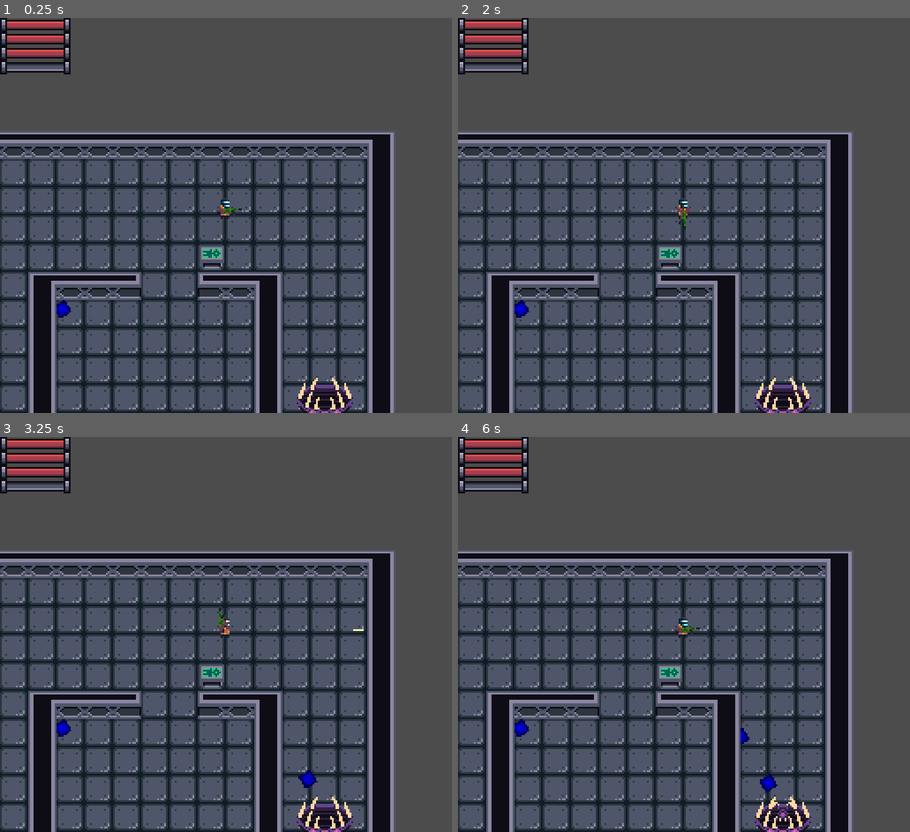
Above: before the commit, frames 1-4 (two rows, left to right).
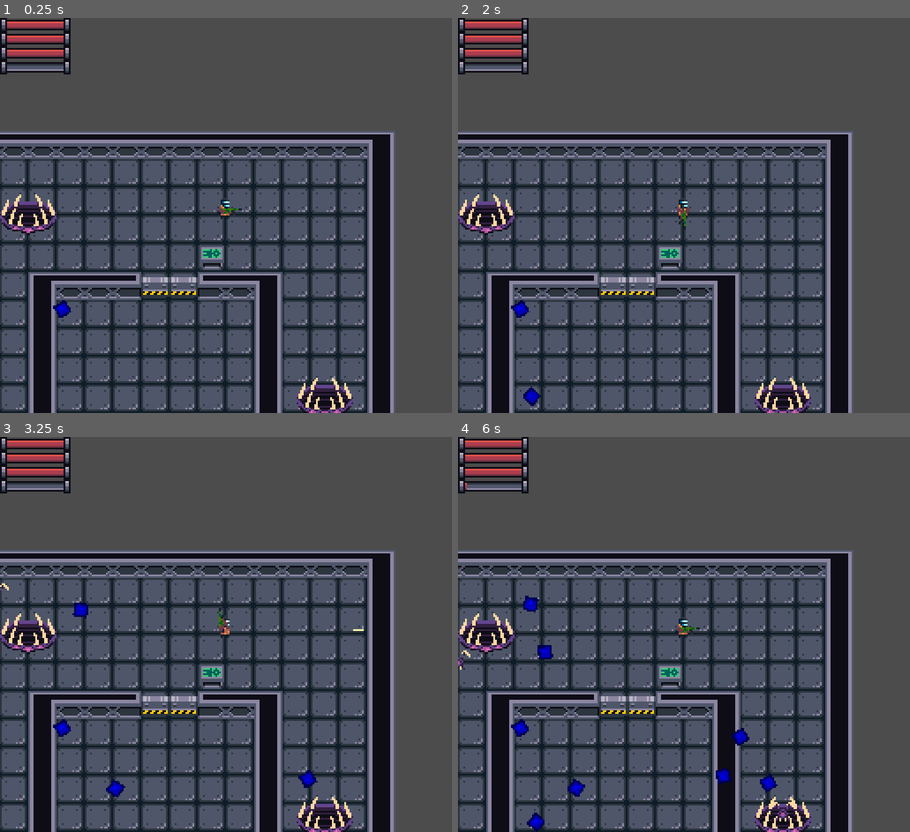
Above: after the commit, the same moments.

Repository: SpaceyLake/Abandon-Ship-LD50
Game: Godot game, scene res://TestWorld.tscn
Two runs of this game, one before a commit and one after it. Both use one fixed random seed, a clock stepped at 60 frames per second and the inputs below. The project has no main scene, so this scene is started directly. The engine's default icon, where the game draws it, is replaced by a stand-in: a white triangle on a blue panel in a dark square.
Inputs:
- Up to frame 1 (0.25 s): no input
- Up to frame 2 (2 s): hold Right (fire_right) 0.53-1.28 s; tap Space (interact) at 0.6, 1.35 s; hold Down (fire_down) from 1.28 s (still down)
- Up to frame 3 (3.25 s): release Down (fire_down) at 2.03 s; hold Right (fire_right) 2.03-2.78 s; tap Space (interact) at 2.1, 2.85 s; hold Up (fire_up) from 2.78 s (still down)
- Up to frame 4 (6 s): release Up (fire_up) at 3.53 s; hold Left (fire_left) 3.53-5.03 s; tap Space (interact) every 0.75 s from 3.6 to 5.85 s; hold Down (fire_down) 5.03-5.78 s; hold Right (fire_right) from 5.78 s (still down)

The runs differ from the first frame. In frame 1, 1.2% of the frame differs, in the area x 0-44%, y 44-75%; in frame 2, 1.3%; in frame 3, 1.4%; in frame 4, 1.9%, in the area x 0-63%, y 11-100%.
Error before the commit: Attempt to call function 'connect' in base 'null instance' on a null instance. (res://World.gd:23)
Error after the commit: Invalid call. Nonexistent function '_interact' in base 'TileMap'. (res://Player/Player.gd:52)

Commit message:
Added evacuation timer and more spawners

Diff:
--- a/TestWorld.tscn
+++ b/TestWorld.tscn
@@ -13,6 +13,9 @@
 
 [node name="TestWorld" type="Node2D"]
 script = ExtResource( 6 )
+
+[node name="EvacuationTimer" type="Timer" parent="."]
+one_shot = true
 
 [node name="UI" parent="." instance=ExtResource( 7 )]
 
@@ -30,7 +33,7 @@
 position = Vector2( 112, 80 )
 
 [node name="Walls" type="TileMap" parent="."]
-z_index = 64
+z_index = -1
 tile_set = ExtResource( 3 )
 cell_size = Vector2( 16, 16 )
 collision_mask = 0
@@ -38,7 +41,7 @@
 tile_data = PoolIntArray( 0, 0, 0, 1, 0, 196609, 2, 0, 196609, 3, 0, 196609, 4, 0, 196609, 5, 0, 196609, 6, 0, 196609,  …(1261 unchanged characters)…
 
 [node name="Floor" type="TileMap" parent="."]
-z_index = -1
+z_index = -3
 tile_set = ExtResource( 10 )
 cell_size = Vector2( 16, 16 )
 collision_layer = 0
@@ -50,6 +53,14 @@
 position = Vector2( 216, 152 )
 _enemy = ExtResource( 2 )
 
+[node name="EnemySpawner2" parent="." instance=ExtResource( 8 )]
+position = Vector2( 40, 192 )
+_enemy = ExtResource( 2 )
+
+[node name="EnemySpawner3" parent="." instance=ExtResource( 8 )]
+position = Vector2( 48, 48 )
+_enemy = ExtResource( 2 )
+
 [node name="ControlPanel" parent="." instance=ExtResource( 9 )]
 position = Vector2( 152, 72 )
 _door_path = NodePath("../HDoor2")
